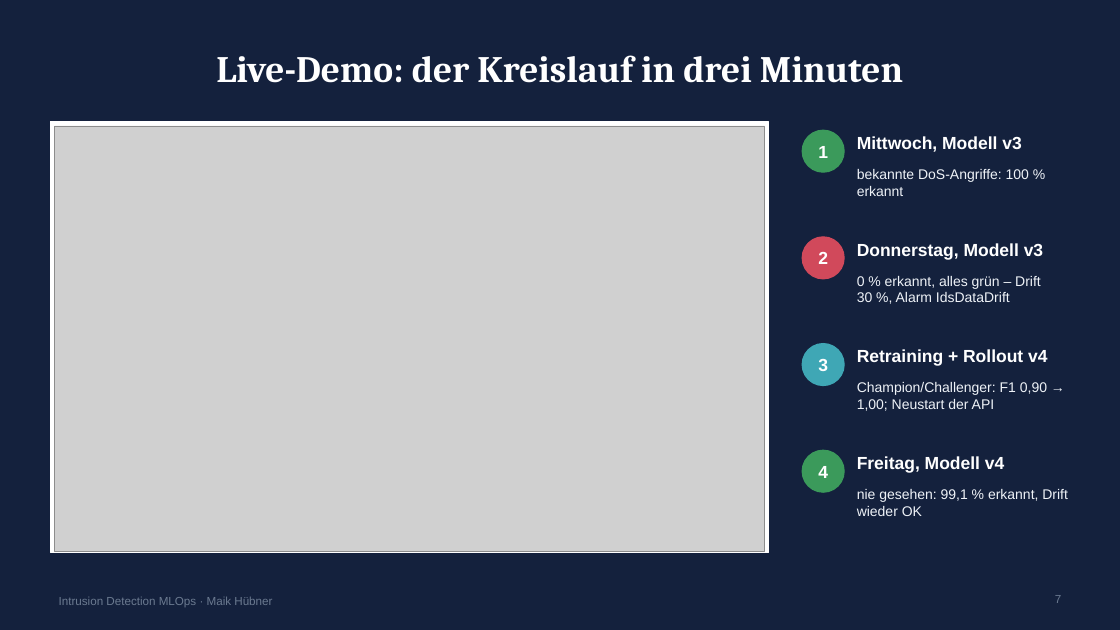
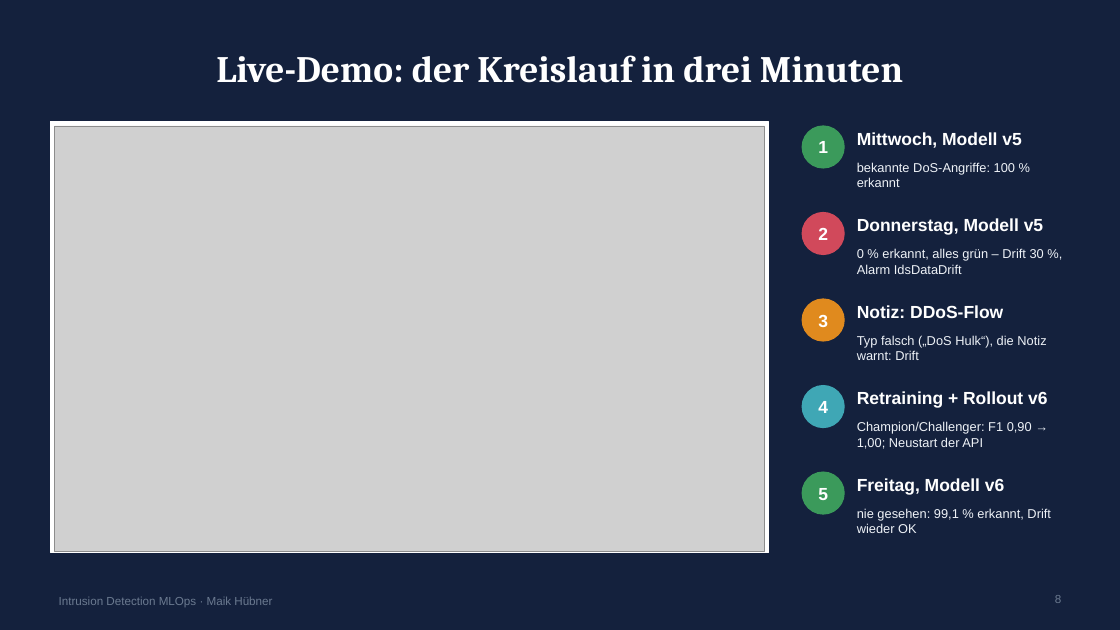
Before and after one commit to Maik-Huebner/intrusion-detection-mlops, a slide deck: slide 8 of docs/praesentation.pptx (slide 7 before the commit). Drawn at 1120x630 pixels with LibreOffice and Linux fonts; fonts in the diff are those of the drawing; grey boxes stand for pictures. Boxes give left, top, right and bottom in pixels: in the first picture for what was removed or moved away, otherwise in the second. Text is boxed around its words. In the diff, an @@ line names an element or a change of style, - is before the commit and + after.

```diff
--- a/docs/praesentation.pptx
+++ b/docs/praesentation.pptx
@@ text "1": place and size @@
-text "1" at (818,146,828,158)
+text "1" at (818,141,828,153)
@@ ellipse: place and size @@
-ellipse at (802,130,844,172)
+ellipse at (802,126,844,168)
@@ text at (857,132,1021,148): text changed @@
-Mittwoch, Modell v3
+Mittwoch, Modell v5
@@ text "2": place and size @@
-text "2" at (818,252,828,264)
+text "2" at (818,228,828,240)
@@ ellipse: place and size @@
-ellipse at (802,237,844,279)
+ellipse at (802,213,844,255)
@@ text at (857,218,1043,235): text changed @@
-Donnerstag, Modell v3
+Donnerstag, Modell v5
@@ text "0 % erkannt, alles grün ...": place and size @@
-text "0 % erkannt, alles grün ..." at (857,276,1041,302)
+text "0 % erkannt, alles grün ..." at (857,248,1044,274)
@@ text "3": place and size @@
-text "3" at (818,359,828,371)
+text "3" at (818,315,828,327)
@@ ellipse: place and size @@
-ellipse at (802,344,844,386)
+ellipse at (802,299,844,341)
@@ ellipse at (802,299,844,341): fill #3FA7B5 to #E08A1E; outline #3FA7B5 1 pt to #E08A1E 1 pt @@
@@ text added at (857,305,1003,318), 15 pt, text #FFFFFF, bold @@
+Notiz: DDoS-Flow
@@ text added at (857,335,1046,360), 11 pt, text #EEF2F7 @@
+Typ falsch („DoS Hulk“), die Notiz warnt: Drift
@@ text "4": place and size @@
-text "4" at (818,466,828,478)
+text "4" at (818,401,828,413)
@@ ellipse: place and size @@
-ellipse at (802,450,844,492)
+ellipse at (802,386,844,428)
@@ ellipse at (802,386,844,428): fill #3B9A5B to #3FA7B5; outline #3B9A5B 1 pt to #3FA7B5 1 pt @@
@@ size 12 to 11 pt in 4 elements at (857,162,1015,187), (857,248,1044,274), (857,508,1051,533), (857,421,1032,449) @@
@@ text "Champion/Challenger: F1 0,90 → 1,00; ...": place and size @@
-text "Champion/Challenger: F1 0,90 → 1,00; ..." at (857,382,1047,411)
+text "Champion/Challenger: F1 0,90 → 1,00; ..." at (857,421,1032,449)
@@ text at (857,391,1047,408): text changed @@
-Retraining + Rollout v4
+Retraining + Rollout v6
@@ ellipse added at (802,472,844,514), fill #3B9A5B, outline #3B9A5B 1 pt @@
@@ text at (857,478,1004,495): text changed @@
-Freitag, Modell v4
+Freitag, Modell v6
@@ text added at (818,488,828,500), 15 pt, text #FFFFFF, bold @@
+5
@@ text "nie gesehen: 99,1 % erkannt, ...": place and size @@
-text "nie gesehen: 99,1 % erkannt, ..." at (857,489,1068,516)
+text "nie gesehen: 99,1 % erkannt, ..." at (857,508,1051,533)
@@ page number at (1055,595,1061,603): text changed @@
-7
+8
```
Also in this commit, not shown: 5 other slides changed, 1 slide added.
